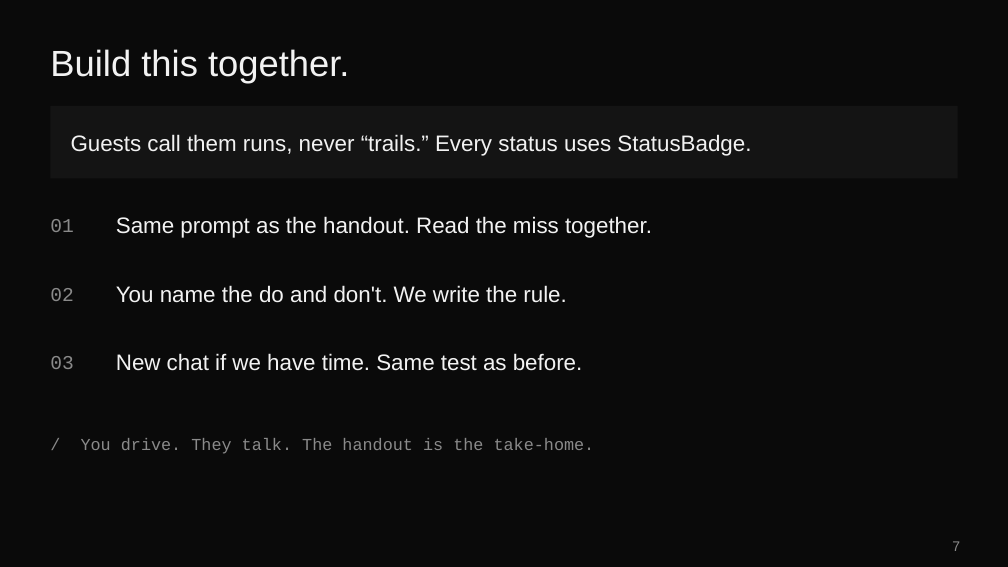
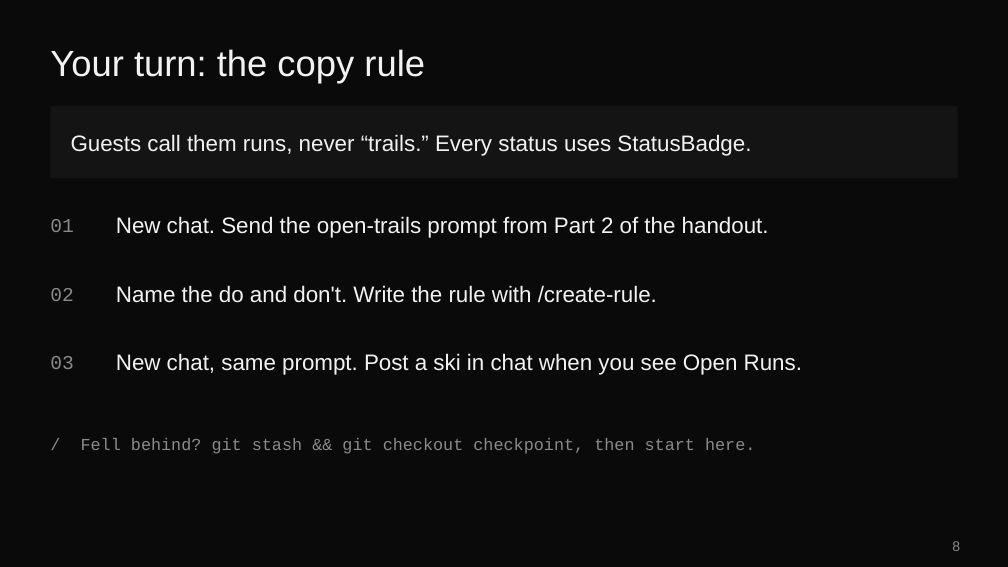
Before and after one commit to eveporcello/snowtooth-rules-teacher-guide, a slide deck: slide 8 of snowtooth-rules.pptx (slide 7 before the commit). Drawn at 1008x567 pixels with LibreOffice and Linux fonts; fonts in the diff are those of the drawing. Boxes give left, top, right and bottom in pixels: in the first picture for what was removed or moved away, otherwise in the second. Text is boxed around its words. In the diff, an @@ line names an element or a change of style, - is before the commit and + after.

```diff
--- a/snowtooth-rules.pptx
+++ b/snowtooth-rules.pptx
@@ title at (x1=50, y1=49, x2=425, y2=83): text changed @@
-Build this together.
+Your turn: the copy rule
@@ text at (x1=116, y1=216, x2=769, y2=238): text changed @@
-Same prompt as the handout. Read the miss together.
+New chat. Send the open-trails prompt from Part 2 of the handout.
@@ text at (x1=116, y1=285, x2=657, y2=303): text changed @@
-You name the do and don't. We write the rule.
+Name the do and don't. Write the rule with /create-rule.
@@ text at (x1=116, y1=353, x2=802, y2=375): text changed @@
-New chat if we have time. Same test as before.
+New chat, same prompt. Post a ski in chat when you see Open Runs.
@@ text at (x1=81, y1=438, x2=755, y2=454): text changed @@
-/ You drive. They talk. The handout is the take-home.
+/ Fell behind? git stash && git checkout checkpoint, then start here.
@@ page number at (x1=952, y1=541, x2=960, y2=551): text changed @@
-7
+8
```
Also in this commit, not shown: 1 other slide changed, 1 slide added, 3 other files.
